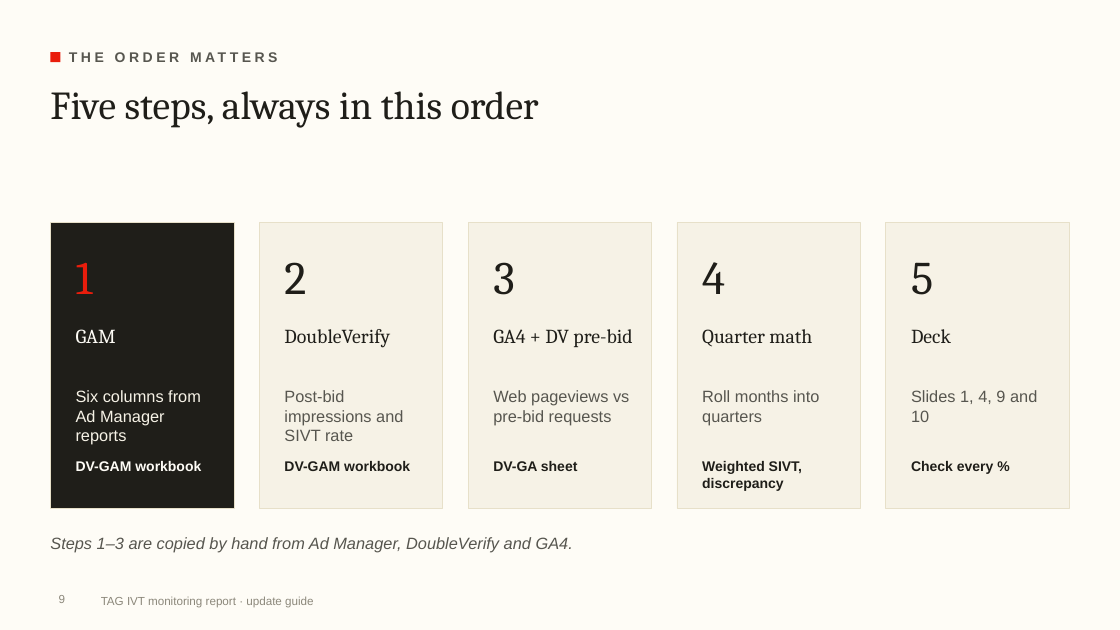
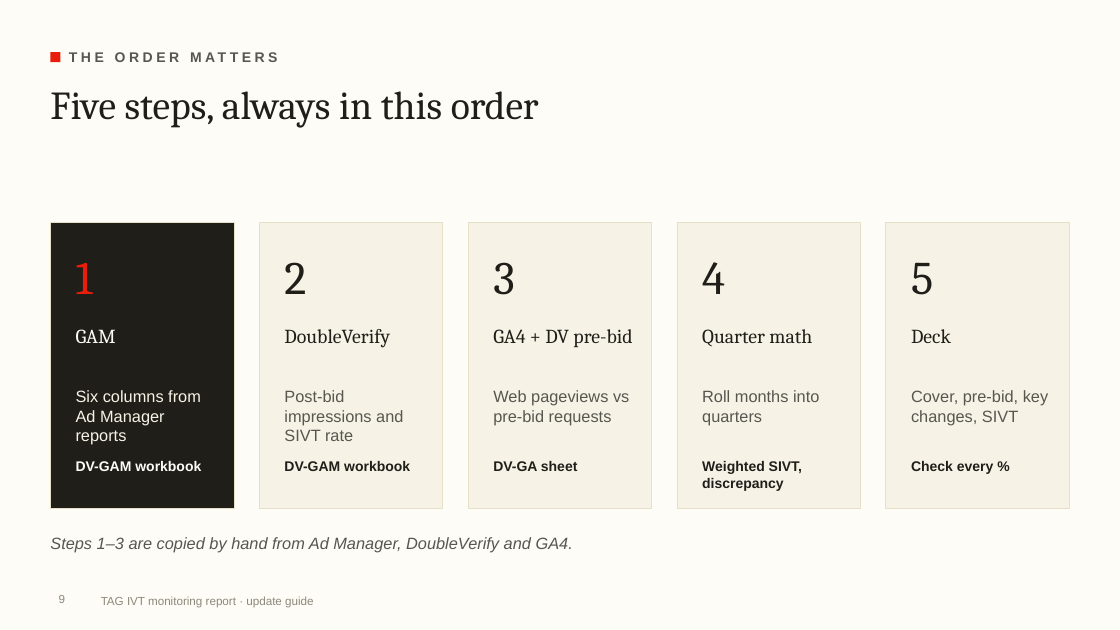
Before and after one commit to rogerhirano-nw/yield-dashboard, a slide deck: slide 9 of docs/TAG_IVT_Report_Update_Guide.pptx. Drawn at 1120x630 pixels with LibreOffice and Linux fonts; fonts in the diff are those of the drawing; background and template pictures are left out. Boxes give left, top, right and bottom in pixels: in the first picture for what was removed or moved away, otherwise in the second. Text is boxed around its words. In the diff, an @@ line names an element or a change of style, - is before the commit and + after.

```diff
--- a/docs/TAG_IVT_Report_Update_Guide.pptx
+++ b/docs/TAG_IVT_Report_Update_Guide.pptx
@@ text at (911, 390, 1048, 426): text changed @@
-Slides 1, 4, 9 and 10
+Cover, pre-bid, key changes, SIVT
```
Also in this commit, not shown: 6 other slides changed, 1 other file.
